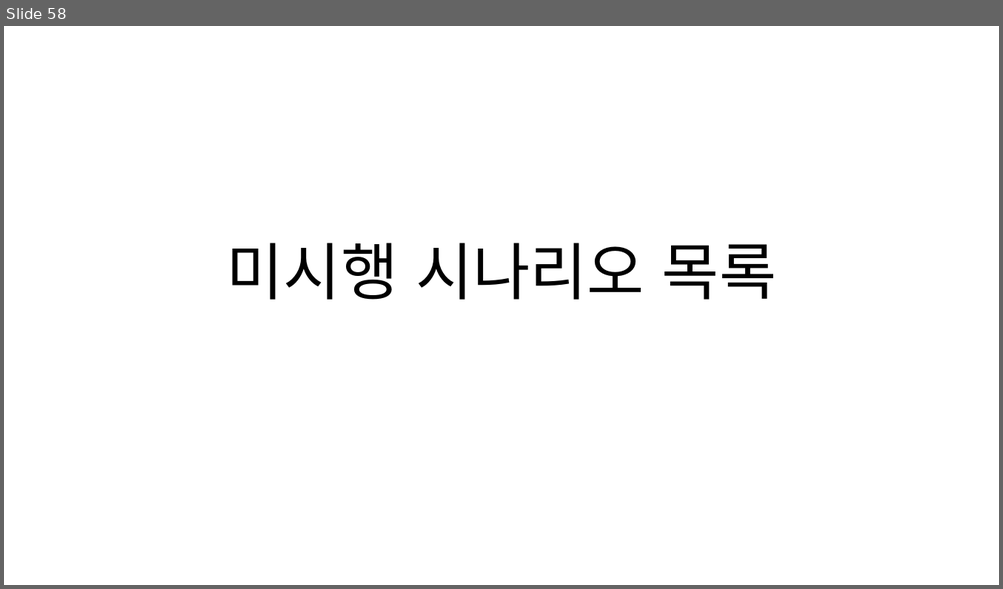
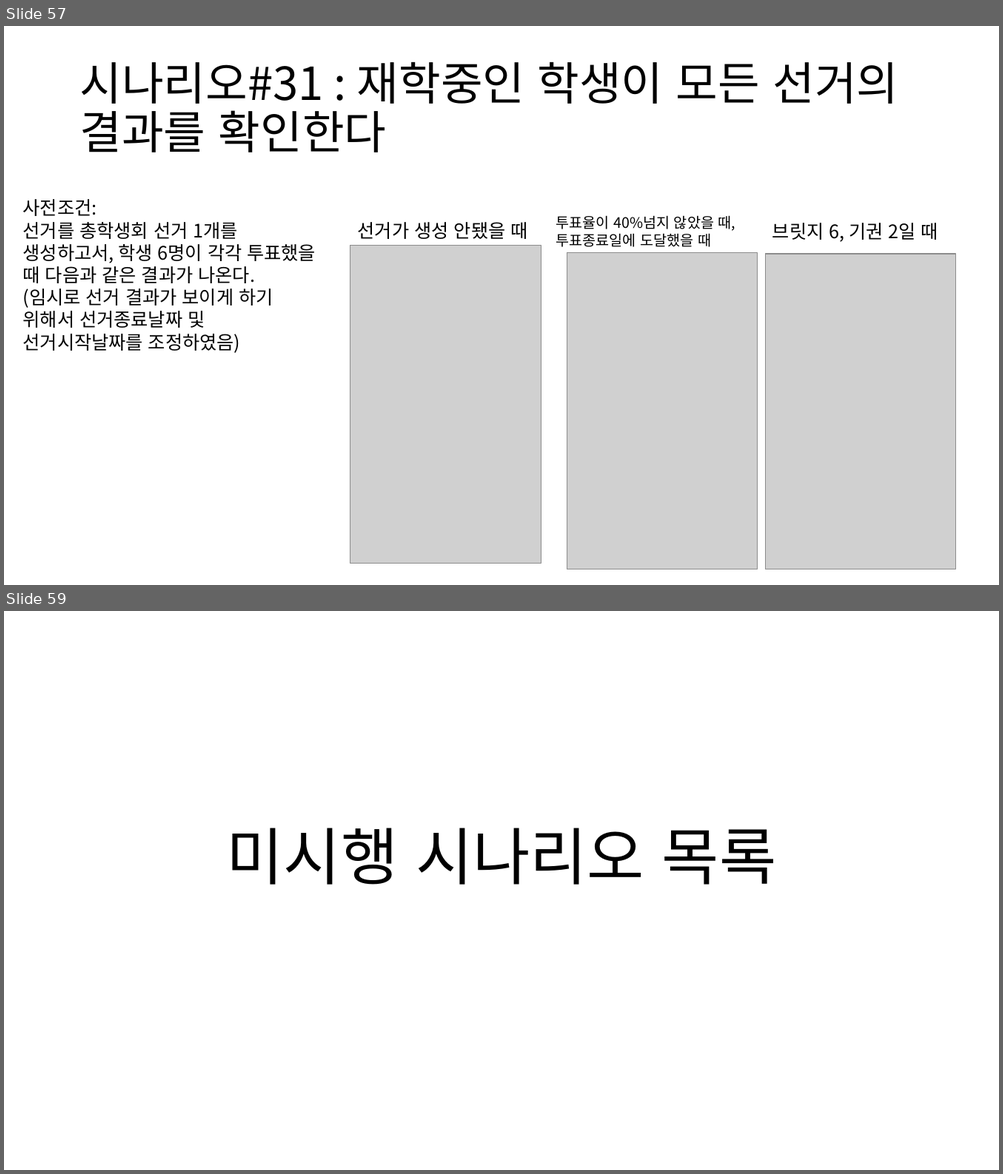
Before and after one commit to BL-UCKSS/evote-project, a slide deck: Document/Testcase/Testcase #1.pptx. Shown one above the other, each under a label of ours: slide 58 before the commit, slides 57 and 59 after it; the slides between them are not shown. The pictures are 1003x589 and 1003x1174 pixels, drawn with LibreOffice and Linux fonts; fonts in the diff are those of the drawing; grey boxes stand for pictures. Boxes give left, top, right and bottom in pixels: in the first picture for what was removed or moved away, otherwise in the second. Text is boxed around its words. In the diff, an @@ line names an element or a change of style, - is before the commit and + after.

```diff
--- a/Document/Testcase/Testcase #1.pptx
+++ b/Document/Testcase/Testcase #1.pptx
@@ slide 57 added at box(4, 26, 999, 585), background #FFFFFF @@
@@ title added at box(79, 62, 898, 153), 44 pt, text #000000 @@
+시나리오#31 : 재학중인 학생이 모든 선거의 결과를 확인한다
@@ text added at box(23, 199, 316, 353), 18 pt, text #000000 @@
+사전조건:
+선거를 총학생회 선거 1개를 생성하고서, 학생 6명이 각각 투표했을 때 다음과 같은 결과가 나온다.
+(임시로 선거 결과가 보이게 하기 위해서 선거종료날짜 및 선거시작날짜를 조정하였음)
@@ text added at box(358, 222, 527, 239), 18 pt, text #000000 @@
+선거가 생성 안됐을 때
@@ text added at box(556, 215, 736, 247), 14 pt, text #000000 @@
+투표율이 40%넘지 않았을 때,
+투표종료일에 도달했을 때
@@ text added at box(772, 223, 938, 242), 18 pt, text #000000 @@
+브릿지 6, 기권 2일 때
@@ picture added at box(350, 246, 540, 565) @@
@@ picture added at box(566, 253, 757, 569) @@
@@ picture added at box(765, 255, 956, 570) @@
@@ what was slide 58 is now slide 59 @@
```
Also in this commit, not shown: 1 slide changed, 1 other slide added, 1 slide removed, 1 other file.
